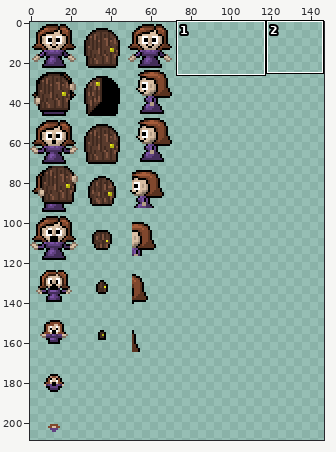
Sprite sheet: graphics/tiles-object.png. The picture above shows the old version from afar; the outline marks the close-up.
Close-up. Old version:
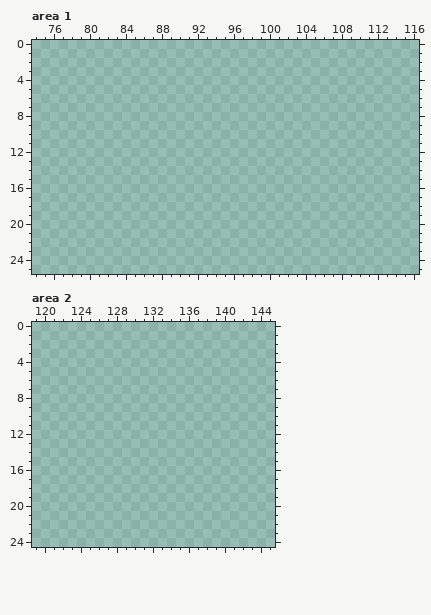
The file is 240x240 pixels. Pixels under 10% opacity are left out. Colours within 5 levels of each other are drawn and written as one. Shown: area 1: x 74..116, y 0..25; area 2: x 119..145, y 0..24. The wide view leaves out empty margins.
New version:
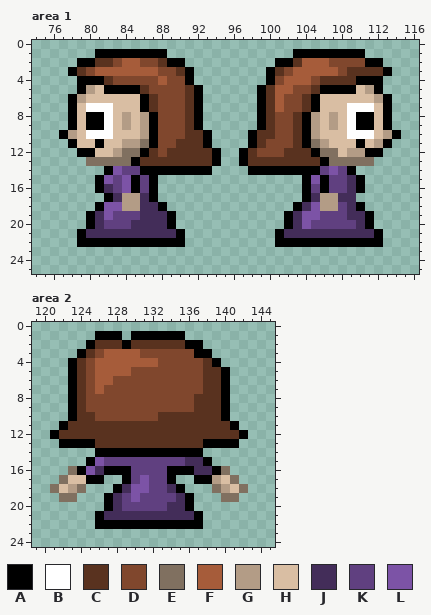
Palette (. is transparent): A #000000  B #ffffff  C #59321f  D #80472d  E #807060  F #a65c3a  G #b39c86  H #d9bea3  J #432d59  K #604080  L #7c53a6
The edit:
Changed rows in their new state; - is an unchanged pixel.
Area 1:
first column x 77:
 1 ----AAAAAAAA--------------AAAAAAAA----
 2 --AACCDFFDDCAA----------AACFFFDDDDAA--
 3 -ACDFFFFFFFDDCA--------ACDFFFFFDCCCCA-
 4 --AAACDDDDDFDDA--------ADFFFDCCCCAAA--
 5 --AGHAAAACDDDDCA------ACFFDDCAAAAHGA--
 6 -AGHHHHHHACDDDCA------ACFDDCAHHHHHHGA-
 7 -AHBBBHHHACDDDCA------ACFDDCAHHHBBBHA-
 8 -AHAABHGHGADDDCA------ACDDCAGHGHBAAHA-
 9 -AHAABHGHGADDDCA------ACDDCAGHGHBAAHA-
10 AGHBBBHHHGADDDCCA----ACCDDCAGHHHBBBHGA
11 -AHHAHHGGEADDCCCA----ACDDDCAEGHHHAHGA-
12 --AAHHGEEACDCCCCCA--ACDDDCCCAEEHGGAA--
13 ---EEEEEACCCCCCCCA--ACCCCCCCCAEEEEE---
14 -----ALKKAAAAAAAA----AAAAAAAAKLKA-----
15 ----ALKLAKA----------------ALAKKJA----
16 ----AJKLAKA----------------AKAKKJA----
17 -----AJGGJA----------------AJGGJJ-----
18 ----ALLGGJJA--------------AJLGGKJA----
19 ---AJLKKKJJJA------------AJLLKKKJJA---
20 ---AJKKKJJJJA------------AJLKKKKKJA---
21 --AJJJJJJJJJJA----------AJJJJJJJJJJA--
22 --AAAAAAAAAAAA----------AAAAAAAAAAAA--
Area 2:
first column x 121:
 1 -----AAA-AAAAAA-------
 2 ----ACCCACCCCCCAA-----
 3 ---ACDFFFFDDDDDDAA----
 4 --ACDFFFFFFFDDDDDCA---
 5 --ACDFFFFDDDDDDDDCCA--
 6 --ACDFFDDDDDDDDDDCCA--
 7 --ACDFDDDDDDDDDDDCCA--
 8 --ACDDDDDDDDDDDDCCCA--
 9 --ACDDDDDDDDDDDDCCCA--
10 --ACCDDDDDDDCCCCCCCA--
11 -ACCCCCCCCCCCCCCCCCCA-
12 ACCCCCCCCCCCCCCCCCCCCA
13 -AAAACCCCCCCCCCCCAAAA-
14 -----AAAAAAAAAAAA-----
15 ----ALKKKKKKKKKJJA----
16 --EALJAAAKKKKAAAJJAE--
17 -EHHAA--AKLKKA--AAGHE-
18 EHGE---AJLLKKJA---EGHE
19 -EE---AJKLKKKKJA---EE-
20 ------AJKKKKKJJA------
21 -----AJJJJJJJJJJA-----
22 -----AAAAAAAAAAAA-----
Boxes around the changes in both close-ups, in picture pixels (x1, y1, x2, y2):
added: (59, 49, 401, 247)
added: (50, 331, 248, 529)
